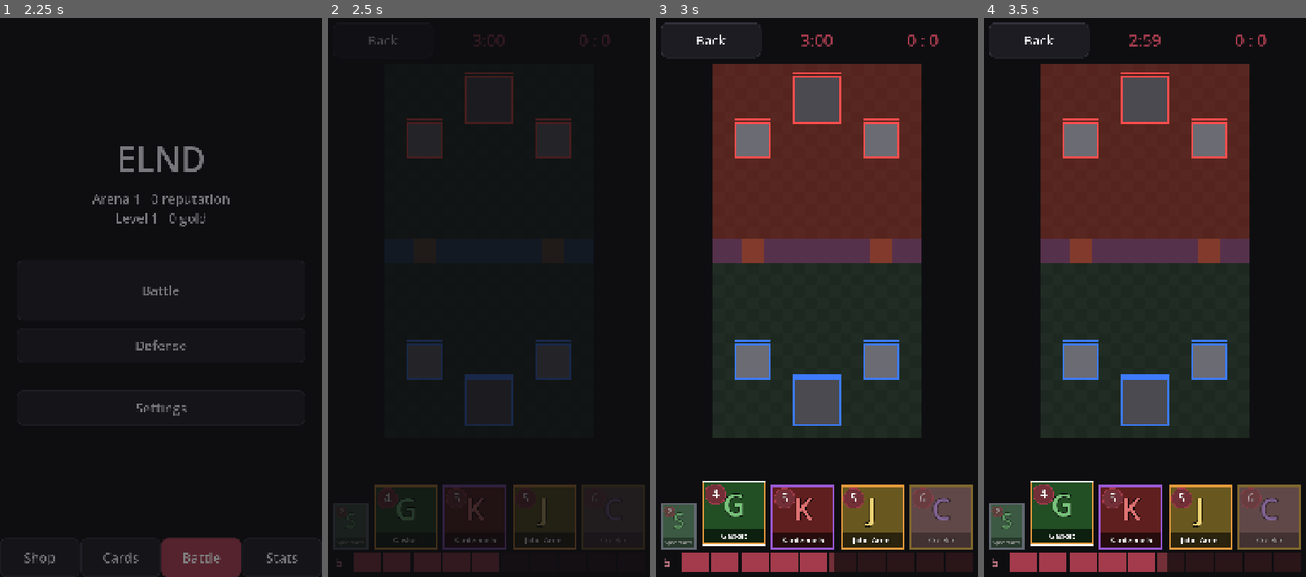
Above: before the commit, frames 1-4 (left to right).
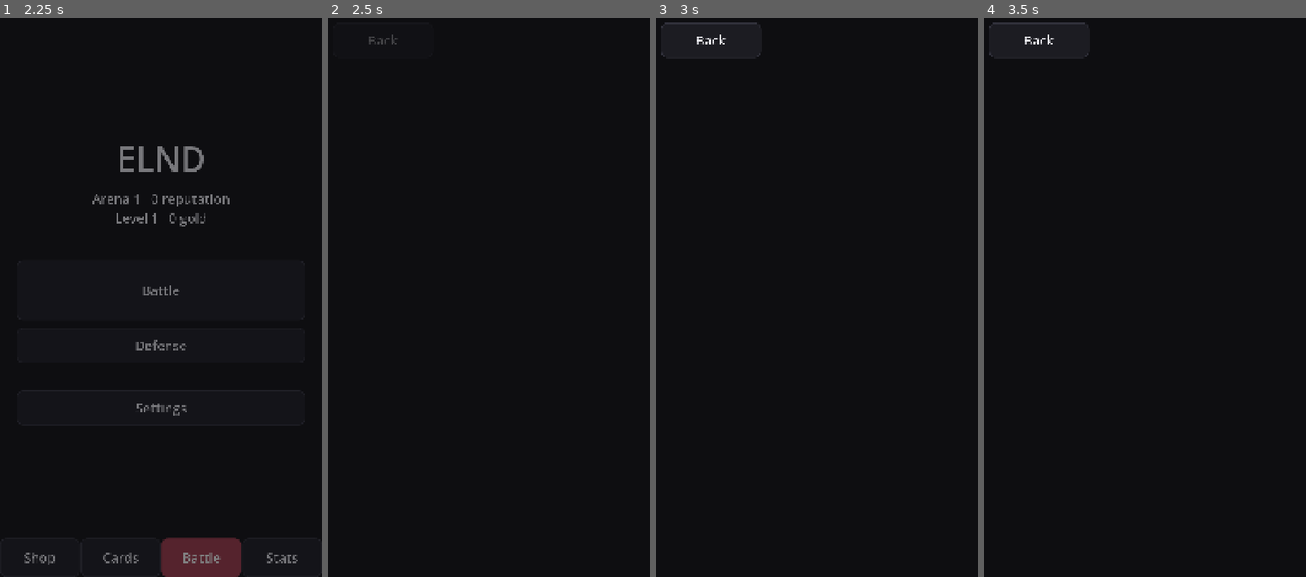
Above: after the commit, the same moments.

Repository: HenryElendheim/ELND
Game: Godot game, scene res://scenes/splash.tscn
Two runs of this game, one before a commit and one after it. Both use one fixed random seed, a clock stepped at 60 frames per second and the inputs below.
Inputs (mouse positions are in pixels of both pictures, inside the frame that each line leads up to):
- Up to frame 1 (2.25 s): tap Enter at 0.5 s; move the mouse to (231, 263) at 0.52 s; click (231, 263) at 0.67 s; drag from (96, 319) to (144, 403) at 1.27 s; click "Battle" at 2 s
- Up to frame 2 (2.5 s): no input
- Up to frame 3 (3 s): click (733, 515) at 2.77 s
- Up to frame 4 (3.5 s): no input

Frame 1 is identical in both runs. In frame 2, 4.7% of the frame differs, in the area x 2-99%, y 2-100%; in frame 3, 56%; in frame 4, 56%, in the area x 1-99%, y 2-100%.
Error after the commit: Parse Error: Cannot infer the type of "perpendicular" variable because the value doesn't have a set type. (res://scripts/battle/battle_sim.gd:843)

Commit message:
Let troops walk around things and spread out when attacking
Troops used to walk straight at their goal and get stuck behind whatever
was in front, their own towers included. Now a troop near its goal picks a
free spot around it at attacking distance, so attackers swarm round a
tower or a big troop instead of queuing. On the way, anything standing in
the path gets passed on the more open side. Allies walking the same way
don't count as blocking, so groups still move together. The numbers are
in battle.json under steering.

Diff:
--- a/data/battle.json
+++ b/data/battle.json
@@ -68,6 +68,13 @@
 		}
 	},
 	"sight_range_tiles": 5.5,
+	"steering": {
+		"approach_tiles": 3.0,
+		"approach_turn": 0.35,
+		"look_ahead_tiles": 0.4,
+		"forward_share": 0.35,
+		"keep_side_seconds": 0.6
+	},
 	"unit_radius_tiles": 0.45,
 	"default_hit_speed": 1.0,
 	"swarm_spread_tiles": 0.6,
--- a/scripts/battle/battle_sim.gd
+++ b/scripts/battle/battle_sim.gd
@@ -445,6 +445,8 @@
 			_update(unit)
 	_move_projectiles()
 	_keep_apart()
+	for unit in units:
+		unit.last_step = unit.pos - unit.prev_pos
 	drop_dead()
 	var waiting := _after_tick
 	_after_tick = []
@@ -539,6 +541,7 @@
 		unit.stun_left -= tick
 		return
 	var step_length := unit.speed * unit.move_speed * tick
+	# Forced moves, such as being lured into The Gasket or carried off, go straight to their spot.
 	if unit.goal_override != null:
 		unit.pos = unit.pos.move_toward(unit.goal_override, step_length)
 		return
@@ -560,7 +563,7 @@
 		if goal == unit.target and unit.can_attack and unit.cooldown <= 0.0 and unit.damage > 0.0:
 			_hit(unit, goal)
 	elif unit.speed > 0.0:
-		unit.pos = unit.pos.move_toward(_waypoint(unit, goal.pos), step_length)
+		unit.pos = _steer(unit, _waypoint(unit, _approach_spot(unit, goal)), step_length, goal)
 
 
 ## The main tower sleeps until it takes damage or one of its side towers falls.
@@ -754,6 +757,96 @@
 	return _gap(unit, other) <= reach
 
 
+## Where a unit should head to attack its goal. Far away, that is simply the goal. Close by, it is a free spot
+## on a ring around the goal at attacking distance, starting from the side the unit comes from and trying further round
+## each way until one is open. That way attackers spread around a tower or a big troop instead of queuing behind each other.
+func _approach_spot(unit: Unit, goal: Unit) -> Vector2:
+	if not unit.flying and not same_river_side(unit.pos, goal.pos):
+		return goal.pos
+	var reach := unit.attack_range
+	if _gap(unit, goal) > reach + float(_battle.steering.approach_tiles):
+		return goal.pos
+	var standoff := goal.radius + unit.radius + reach * 0.8
+	var base := (unit.pos - goal.pos).angle() if unit.pos != goal.pos else PI / 2.0
+	var turn := float(_battle.steering.approach_turn)
+	var tries := int(PI / turn)
+	for i in tries * 2 + 1:
+		var side := 1.0 if i % 2 == 1 else -1.0
+		var spot := goal.pos + Vector2.from_angle(base + side * turn * ceilf(i / 2.0)) * standoff
+		if _spot_free(unit, goal, spot):
+			return spot
+	return goal.pos
+
+
+## A spot is free when no other unit on the same layer already stands there, it is inside the arena,
+## and a ground unit would not be standing in the river.
+func _spot_free(unit: Unit, goal: Unit, spot: Vector2) -> bool:
+	if spot != _clamp_to_arena(spot) or (not unit.flying and in_river(spot)):
+		return false
+	for other in units:
+		if other == unit or other == goal or other.flying != unit.flying or other.is_spell() or other.carrier != null or not other.alive():
+			continue
+		if other.pos.distance_to(spot) < (unit.radius + other.radius) * 0.9:
+			return false
+	return true
+
+
+## Moves a unit one step toward a spot, stepping around anything standing in its way.
+## Units walking on ahead in the same direction are not in the way, so groups still move together.
+## When something blocks the path, the unit sidesteps to the more open side and keeps that side for a moment.
+func _steer(unit: Unit, toward: Vector2, step_length: float, goal: Unit) -> Vector2:
+	if unit.pos.distance_to(toward) <= step_length:
+		return toward
+	var heading := (toward - unit.pos).normalized()
+	var blocker := _blocker(unit, heading, step_length, goal)
+	if blocker == null:
+		if time >= unit.steer_until:
+			unit.steer_side = 0.0
+		return unit.pos + heading * step_length
+	if unit.steer_side == 0.0 or time >= unit.steer_until:
+		unit.steer_side = _open_side(unit, heading, blocker, step_length, goal)
+		unit.steer_until = time + float(_battle.steering.keep_side_seconds)
+	var side := Vector2(-heading.y, heading.x) * unit.steer_side
+	var around := (heading * float(_battle.steering.forward_share) + side).normalized()
+	return unit.pos + around * step_length
+
+
+## The closest unit just ahead that would bump into this one, leaving out the goal itself and anything moving on
+## in the same direction at a similar pace.
+func _blocker(unit: Unit, heading: Vector2, step_length: float, goal: Unit) -> Unit:
+	var best: Unit = null
+	var best_ahead := INF
+	var look := float(_battle.steering.look_ahead_tiles)
+	for other in units:
+		if other == unit or other == goal or other.flying != unit.flying or other.is_spell() or other.carrier != null or not other.alive():
+			continue
+		var offset := other.pos - unit.pos
+		var ahead := offset.dot(heading)
+		var room := unit.radius + other.radius
+		if ahead <= 0.0 or ahead > room + look or absf(offset.cross(heading)) >= room * 0.95:
+			continue
+		if not other.is_building() and other.last_step.dot(heading) >= step_length * 0.6:
+			continue
+		if ahead < best_ahead:
+			best = other
+			best_ahead = ahead
+	return best
+
+
+## Picks which way to go around a blocker: away from the side it leans to, unless that side is blocked too
+## or would walk into the river. A blocker dead ahead is passed on a side that depends on the unit's group,
+## which spreads a crowd out both ways.
+func _open_side(unit: Unit, heading: Vector2, blocker: Unit, step_length: float, goal: Unit) -> float:
+	var lean := (blocker.pos - unit.pos).cross(heading)
+	var first := 1.0 if lean > 0.05 else (-1.0 if lean < -0.05 else (1.0 if unit.group % 2 == 0 else -1.0))
+	for side in [first, -first]:
+		var perpendicular := Vector2(-heading.y, heading.x) * side
+		var probe := unit.pos + perpendicular * (unit.radius + blocker.radius)
+		if (unit.flying or not in_river(probe)) and probe == _clamp_to_arena(probe) and _blocker(unit, perpendicular, step_length, goal) == null:
+			return side
+	return first
+
+
 ## Ground troops cannot cross the river, so they head for the nearest bridge first, walk over it, then go straight for the goal.
 func _waypoint(unit: Unit, goal: Vector2) -> Vector2:
 	if unit.flying or _river_side(unit.pos.y) == _river_side(goal.y):
--- a/scripts/battle/unit.gd
+++ b/scripts/battle/unit.gd
@@ -51,6 +51,13 @@
 ## The unit's level, growth and strength together. Abilities multiply their damage and healing by it,
 ## which means an ability scales with levels the same way normal hits do.
 var power := 1.0
+
+## How far the unit moved during the last tick, which tells others whether it is walking on or standing in the way.
+var last_step := Vector2.ZERO
+## Which way the unit is stepping around something in its path: 1 or -1, or 0 when nothing is in the way.
+## It keeps the same side for a moment, which stops it from wobbling back and forth.
+var steer_side := 0.0
+var steer_until := 0.0
 
 var deploy_left := 0.0
 var cooldown := 0.0
--- a/tests/smoke.gd
+++ b/tests/smoke.gd
@@ -306,6 +306,12 @@
 	patient.hp = patient.max_hp * 0.5
 	_run(sim, 1.0)
 	broken += _expect(friend.hp > friend.max_hp * 0.5 and is_equal_approx(patient.hp, patient.max_hp * 0.5), "Mrs. Give & Take healed the wrong troop")
+
+	# A troop placed right behind its own side tower walks around it instead of getting stuck.
+	sim = _quiet_sim()
+	var walker: Unit = sim.spawn("hobb", player, Vector2(3.5, 28.5))[0]
+	_run(sim, 6.0)
+	broken += _expect(walker.pos.y < 23.0, "a troop got stuck behind its own tower at %s" % [walker.pos])
 
 	for each in _sims:
 		each.clear()
Not shown, changed: docs/project-notes.md
